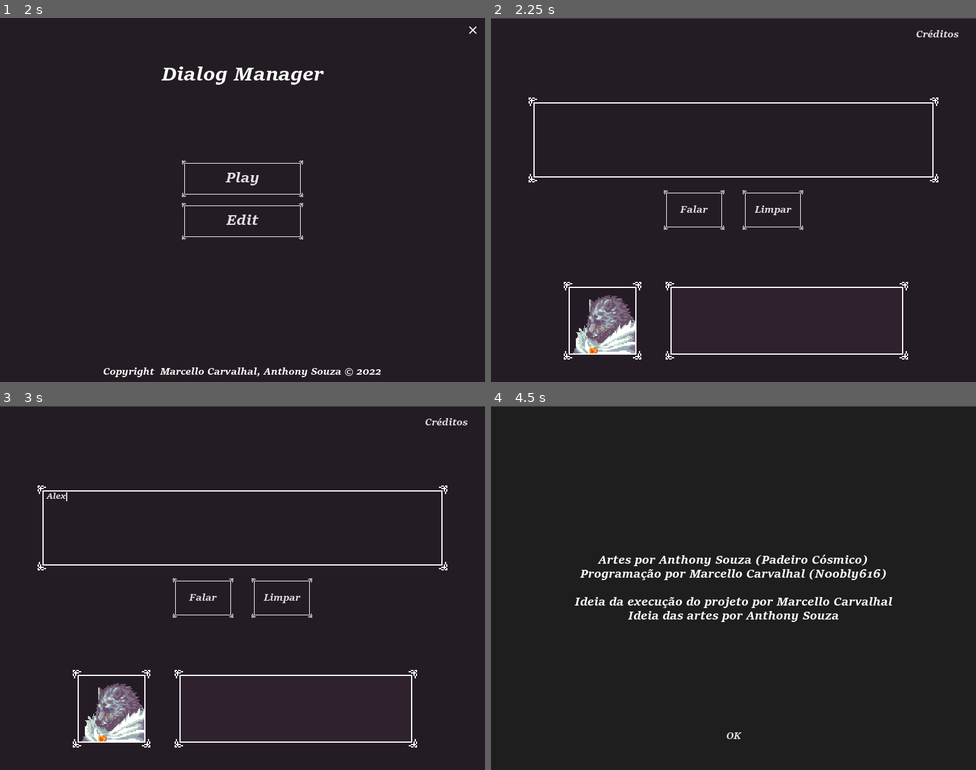
Above: before the commit, frames 1-4 (two rows, left to right).
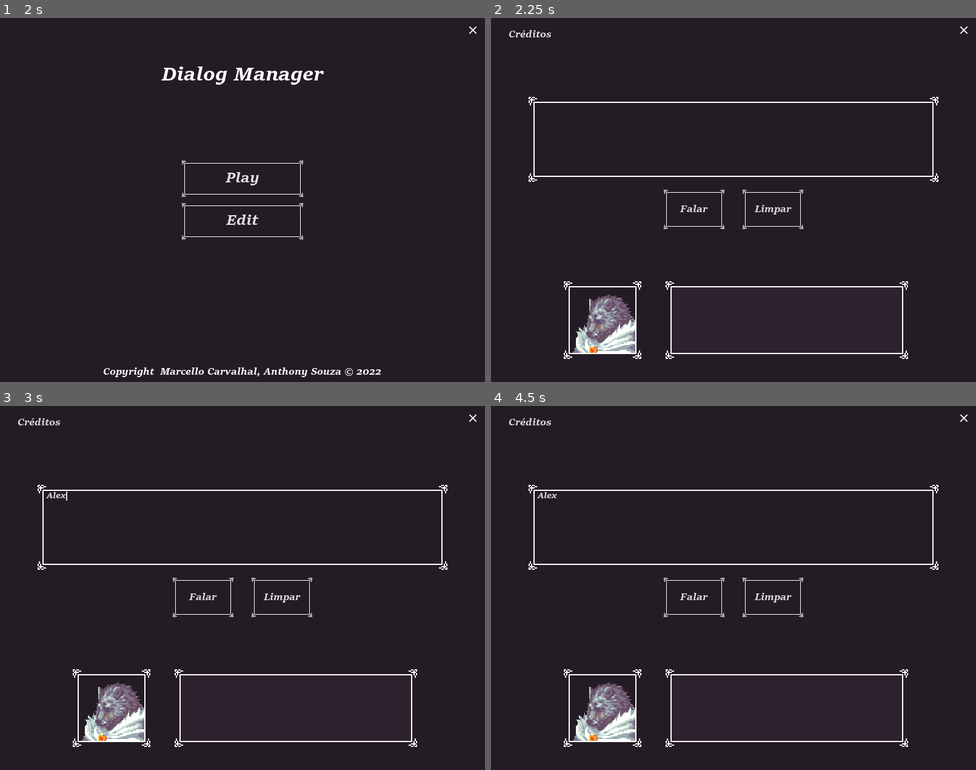
Above: after the commit, the same moments.

Repository: marcelloc97/dialog-manager
Game: Godot game, scene res://src/scenes/main_menu/MainMenu.tscn
Two runs of this game, one before a commit and one after it. Both use one fixed random seed, a clock stepped at 60 frames per second and the inputs below. The engine's default icon, where the game draws it, is replaced by a stand-in: a white triangle on a blue panel in a dark square.
Inputs (mouse positions are in pixels of both pictures, inside the frame that each line leads up to):
- Up to frame 1 (2 s): click (475, 28) at 0.5 s; click "Back" at 1.25 s
- Up to frame 2 (2.25 s): click "Edit" at 2 s
- Up to frame 3 (3 s): click (242, 529) at 2.77 s; type "Alex" at 2.85 s
- Up to frame 4 (4.5 s): click (966, 416) at 3.52 s; click (529, 748) at 4.25 s, where only the run after the commit has a clickable "Back"

Frame 1 is identical in both runs. In frame 2, 2.1% of the frame differs, in the area x 0-100%, y 0-94%; in frame 3, 2.1%; in frame 4, 5.9%.

Commit message:
chore: options scene call

Diff:
--- /dev/null
+++ b/src/objects/ui/buttons/OptionsButton.tscn
@@ -0,0 +1,14 @@
+[gd_scene load_steps=3 format=2]
+
+[ext_resource path="res://assets/images/close_highlight.png" type="Texture" id=1]
+[ext_resource path="res://assets/images/close.png" type="Texture" id=2]
+
+[node name="OptionsButton" type="TextureButton"]
+anchor_left = 1.0
+anchor_right = 1.0
+margin_left = -28.0
+margin_top = 12.0
+margin_right = -12.0
+margin_bottom = 28.0
+texture_normal = ExtResource( 2 )
+texture_hover = ExtResource( 1 )
--- a/src/scenes/Edit.gd
+++ b/src/scenes/Edit.gd
@@ -64,6 +64,10 @@
 func _on_CreditsOkButton_pressed():
 	credits_container.visible = false
 
+func _on_OptionsButton_pressed():
+	var options_scene = SceneLoader.scenes['Options'].instance()
+	get_tree().get_root().add_child(options_scene)
+
 func _on_FileDialog_file_selected(path: String):
 	var file := Image.new()
 	var texture := ImageTexture.new()
--- a/src/scenes/Edit.tscn
+++ b/src/scenes/Edit.tscn
@@ -8,6 +8,7 @@
 [ext_resource path="res://src/objects/ui/misc/DialogBoxUI.tscn" type="PackedScene" id=6]
 [ext_resource path="res://src/themes/DefaultTheme.tres" type="Theme" id=7]
 [ext_resource path="res://src/scenes/Edit.gd" type="Script" id=8]
+[ext_resource path="res://src/objects/ui/buttons/OptionsButton.tscn" type="PackedScene" id=9]
 
 [sub_resource type="StyleBoxFlat" id=17]
 bg_color = Color( 0.117647, 0.117647, 0.117647, 0.862745 )
@@ -22,8 +23,6 @@
 [node name="Edit" type="Control"]
 anchor_right = 1.0
 anchor_bottom = 1.0
-margin_top = 1.0
-margin_bottom = 1.0
 theme = ExtResource( 7 )
 script = ExtResource( 8 )
 
@@ -37,14 +36,14 @@
 
 [node name="CreditsButton" type="Button" parent="."]
 unique_name_in_owner = true
-anchor_left = 1.0
-anchor_right = 1.0
-margin_left = -116.0
-margin_top = 11.0
-margin_right = -11.0
-margin_bottom = 43.0
+margin_left = 12.0
+margin_top = 12.0
+margin_right = 117.0
+margin_bottom = 44.0
 rect_min_size = Vector2( 32, 32 )
 text = "Créditos"
+
+[node name="OptionsButton" parent="." instance=ExtResource( 9 )]
 
 [node name="TextEdit" type="TextEdit" parent="."]
 unique_name_in_owner = true
@@ -214,6 +213,7 @@
 
 [connection signal="resized" from="." to="." method="_on_resized"]
 [connection signal="pressed" from="CreditsButton" to="." method="_on_CreditsButton_pressed"]
+[connection signal="pressed" from="OptionsButton" to="." method="_on_OptionsButton_pressed"]
 [connection signal="text_changed" from="TextEdit" to="." method="_on_TextEdit_text_changed"]
 [connection signal="pressed" from="Actions/Talk" to="." method="_on_Talk_pressed"]
 [connection signal="pressed" from="Actions/Clear" to="." method="_on_Clear_pressed"]
--- a/src/scenes/main_menu/MainMenu.gd
+++ b/src/scenes/main_menu/MainMenu.gd
@@ -2,10 +2,8 @@
 
 
 func _on_OptionsButton_pressed():
-	var error = get_tree().change_scene_to(SceneLoader.scenes['Options'])
-
-	if error != OK:
-		push_error("Couln't load scene Options")
+	var options_scene = SceneLoader.scenes['Options'].instance()
+	get_tree().get_root().add_child(options_scene)
 
 func _on_PlayButton_pressed():
 	var error = get_tree().change_scene_to(SceneLoader.scenes['Play'])
--- a/src/scenes/main_menu/MainMenu.tscn
+++ b/src/scenes/main_menu/MainMenu.tscn
@@ -1,12 +1,11 @@
-[gd_scene load_steps=11 format=2]
+[gd_scene load_steps=10 format=2]
 
 [ext_resource path="res://src/themes/fonts/MainButtonFont.tres" type="DynamicFont" id=1]
 [ext_resource path="res://src/themes/fonts/NormalLabelFont.tres" type="DynamicFont" id=2]
 [ext_resource path="res://assets/images/box.png" type="Texture" id=3]
 [ext_resource path="res://src/scenes/main_menu/MainMenu.gd" type="Script" id=4]
 [ext_resource path="res://src/themes/fonts/TitleLabelFont.tres" type="DynamicFont" id=5]
-[ext_resource path="res://assets/images/close_highlight.png" type="Texture" id=6]
-[ext_resource path="res://assets/images/close.png" type="Texture" id=7]
+[ext_resource path="res://src/objects/ui/buttons/OptionsButton.tscn" type="PackedScene" id=6]
 [ext_resource path="res://src/themes/DefaultTheme.tres" type="Theme" id=8]
 
 [sub_resource type="StyleBoxTexture" id=1]
@@ -44,15 +43,7 @@
 align = 1
 valign = 1
 
-[node name="OptionsButton" type="TextureButton" parent="."]
-anchor_left = 1.0
-anchor_right = 1.0
-margin_left = -28.0
-margin_top = 12.0
-margin_right = -12.0
-margin_bottom = 28.0
-texture_normal = ExtResource( 7 )
-texture_hover = ExtResource( 6 )
+[node name="OptionsButton" parent="." instance=ExtResource( 6 )]
 
 [node name="Buttons" type="VBoxContainer" parent="."]
 anchor_left = 0.5
--- a/src/scenes/options_menu/OptionsMenu.gd
+++ b/src/scenes/options_menu/OptionsMenu.gd
@@ -2,7 +2,4 @@
 
 
 func _on_BackButton_pressed():
-	var error = get_tree().change_scene_to(SceneLoader.scenes['MainMenu'])
-
-	if error != OK:
-		push_error("Couln't load scene MainMenu")
+	queue_free()
Not shown: 1 places in src/scenes/Edit.tscn that only renumber resources
